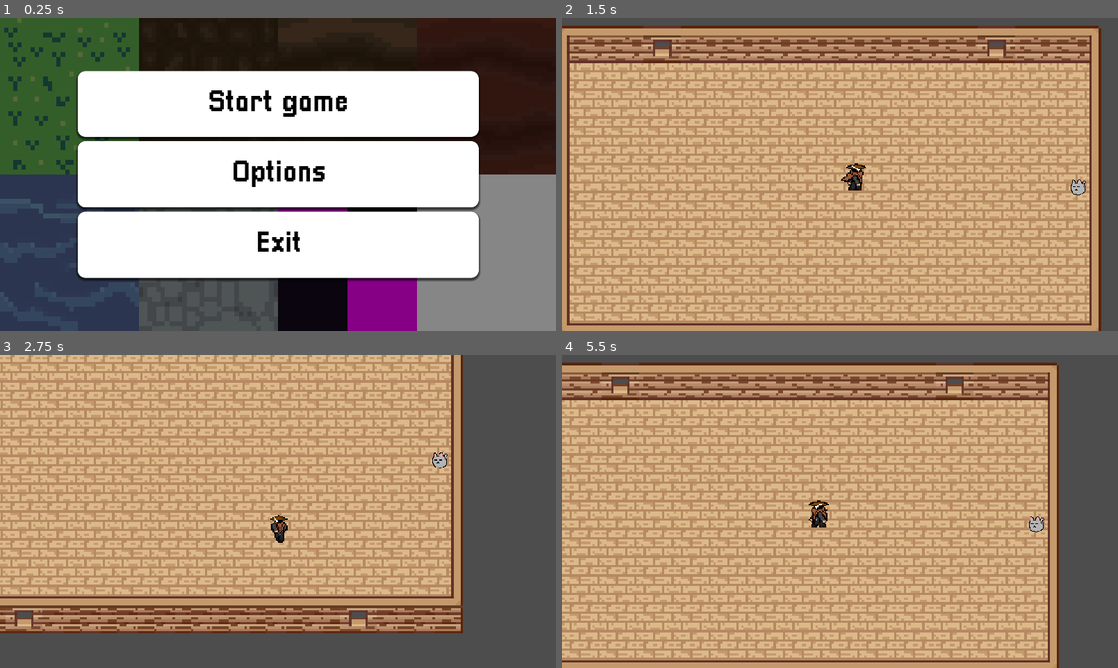
Above: before the commit, frames 1-4 (two rows, left to right).
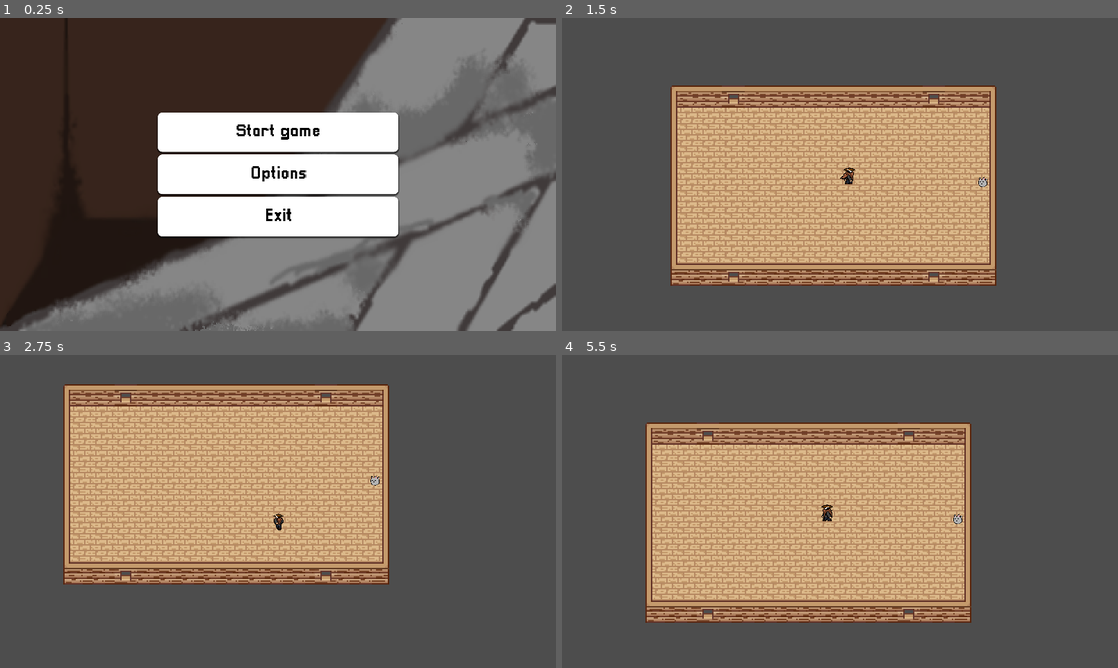
Above: after the commit, the same moments.

Repository: RojJuan/WildWestRPG
Game: Godot game, scene res://scenes/mainmenu.tscn
Same seed, same stepped clock (60 frames per second), same inputs: the game is played once before the commit and once after it. The engine's default icon, where the game draws it, is replaced by a stand-in: a white triangle on a blue panel in a dark square.
Inputs:
- Up to frame 1 (0.25 s): no input
- Up to frame 2 (1.5 s): click "Start game" at 0.5 s; tap Enter at 1.25 s; hold D (RIGHT) from 1.28 s (still down); tap Z (INTERACTION) at 1.35 s
- Up to frame 3 (2.75 s): release D (RIGHT) at 2.03 s; hold S (DOWN) from 2.03 s (still down); tap Z (INTERACTION) at 2.1 s
- Up to frame 4 (5.5 s): release S (DOWN) at 2.78 s; hold D (RIGHT) 2.78-3.53 s; tap Z (INTERACTION) every 0.75 s from 2.85 to 5.1 s; hold W (UP) 3.53-4.28 s; hold A (LEFT) from 4.28 s (still down)

The runs differ from the first frame. In frame 1, 73% of the frame differs, in the area x 0-100%, y 0-100%; in frame 2, 78%, in the area x 0-97%, y 2-100%; in frame 3, 58%; in frame 4, 70%.

Commit message:
added background

Diff:
--- a/project.godot
+++ b/project.godot
@@ -17,6 +17,8 @@
 
 [display]
 
+window/size/viewport_width=1920
+window/size/viewport_height=1080
 window/stretch/mode="canvas_items"
 window/stretch/aspect="expand"
 
--- a/scenes/mainmenu.tscn
+++ b/scenes/mainmenu.tscn
@@ -1,11 +1,11 @@
 [gd_scene load_steps=9 format=3 uid="uid://dt8pefhprfylx"]
 
 [ext_resource type="Script" path="res://scenes/mainmenu.gd" id="1_xsf6c"]
-[ext_resource type="Texture2D" uid="uid://douoyax7ihgyd" path="res://assets/sprites/tilemap1.png" id="2_ud1bq"]
+[ext_resource type="Texture2D" uid="uid://sbp2llq046gx" path="res://assets/sprites/vision_background.png" id="2_6jknt"]
 [ext_resource type="FontFile" uid="uid://b3ln4n78bxmsk" path="res://assets/fonts/pixellari/Pixellari.ttf" id="3_rw8b6"]
 
 [sub_resource type="StyleBoxTexture" id="StyleBoxTexture_fdc2t"]
-texture = ExtResource("2_ud1bq")
+texture = ExtResource("2_6jknt")
 modulate_color = Color(0.525101, 0.525101, 0.525101, 1)
 
 [sub_resource type="StyleBoxEmpty" id="StyleBoxEmpty_np1hk"]
--- a/scripts/player.gd
+++ b/scripts/player.gd
@@ -21,7 +21,7 @@
 	else:
 		keyb = true
 
-func _physics_process(delta: float) -> void:
+func _physics_process(_delta: float) -> void:
 	if frozen: return
 
 	var xInputDir = deadzone(Input.get_joy_axis(0, JOY_AXIS_LEFT_X), 0.1)
Binary file removed: assets/sprites/animatedmenu.gif
Not shown, added: assets/sprites/vision_background.png.import
Not shown: 1 places in scenes/optionsmenu.tscn that only renumber resources
